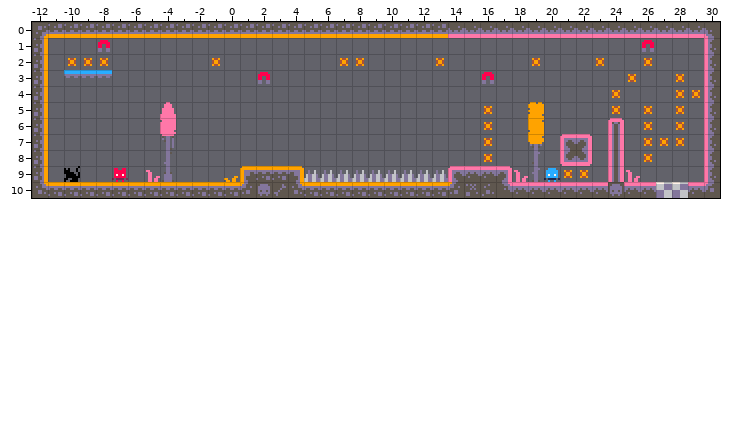
Two states of a Tiled map, assets/level4.tmx. The picture above is the old version.
Cells are 8x8 px. Shown: x -12..30, y 0..10. The old version is drawn lined up with the new one.
Now the later version:
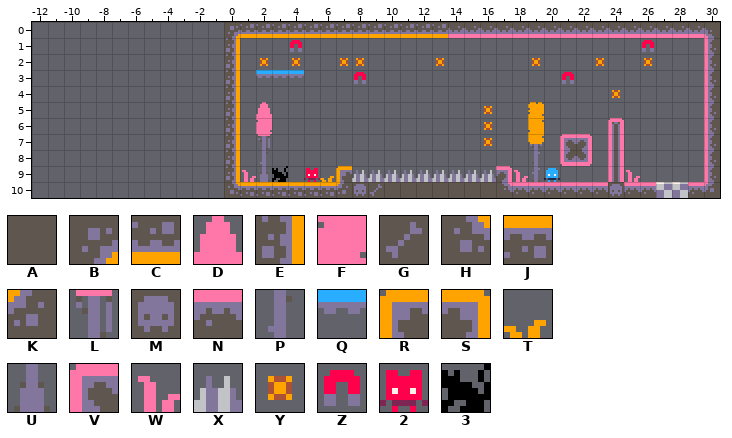
Key: from "tilemap_2025": A 2, B 3, C 4, D 8, E 18, F 23, G 24, H 33, J 34, K 35, L 38, M 39, N 41, P 53, Q 60, R 63, S 64, T 65, U 68, V 70, W 72, X 75, Y 88, Z 89, 2 90, 3 131.
_ is an empty cell, # one hidden under a higher layer, . an unchanged one.
Edits made:
map size 43x11 -> 31x11 cells (old content now starts at -12,0; both pictures use the new coordinates)
--- layer "tiles"
@@ x -12..16 @@
- 0 BCCCCCCCCCCCC................
- 1 E..........._................
- 2 E..........._................
- 3 E.QQQ......._.___............
- 4 E..........._................
- 5 E..........._................
- 6 E..........._................
- 7 E..........._................
- 8 E..........._................
- 9 E..........._RJJS.._......VNN
-10 HJJJJJJJJJJJJKMGH..JJJJ......
+ 0 ____________B................
+ 1 _...........E................
+ 2 _...........E................
+ 3 _.___.......E.QQQ............
+ 4 _...........E................
+ 5 _...........E................
+ 6 _...........E................
+ 7 _...........E................
+ 8 _...........E................
+ 9 _...........E____..R......___
+10 ____________HJJJJ..KMG#......
--- layer "chars"
@@ x -10..29 @@
- 1 ..Z..........._.........................
- 2 YYY......Y.._._.........................
- 3 ............Z....._.......Z...._...Y..Y.
- 4 ......................................YY
- 5 ......D....._.....................Y.Y.Y.
- 6 ......F....._.......................Y.Y.
- 7 ......L....._.......................YYY.
- 8 ......P....._.............Y.........Y...
- 9 3..2.WU...T___.XXX......___....YY.......
-10 ...................._______.............
+ 1 .._...........Z.........................
+ 2 ___......_..Y.Y.........................
+ 3 ............_.....Z......._....Z..._.._.
+ 4 ......................................__
+ 5 ......_.....D....................._._._.
+ 6 ......_.....F......................._._.
+ 7 ......_.....L.......................___.
+ 8 ......_.....P............._........._...
+ 9 _.._.__..._WU3.2T_......XXX....__.......
+10 ....................AAAAAAA.............
Changed places in both pictures, as pixel boxes (x1, y1, x2, y2):
changed: (32, 22, 496, 198)
added: (562, 72, 574, 84)
removed: (628, 74, 636, 82)
removed: (644, 74, 700, 162)
removed: (612, 106, 620, 114)
removed: (564, 170, 588, 178)
